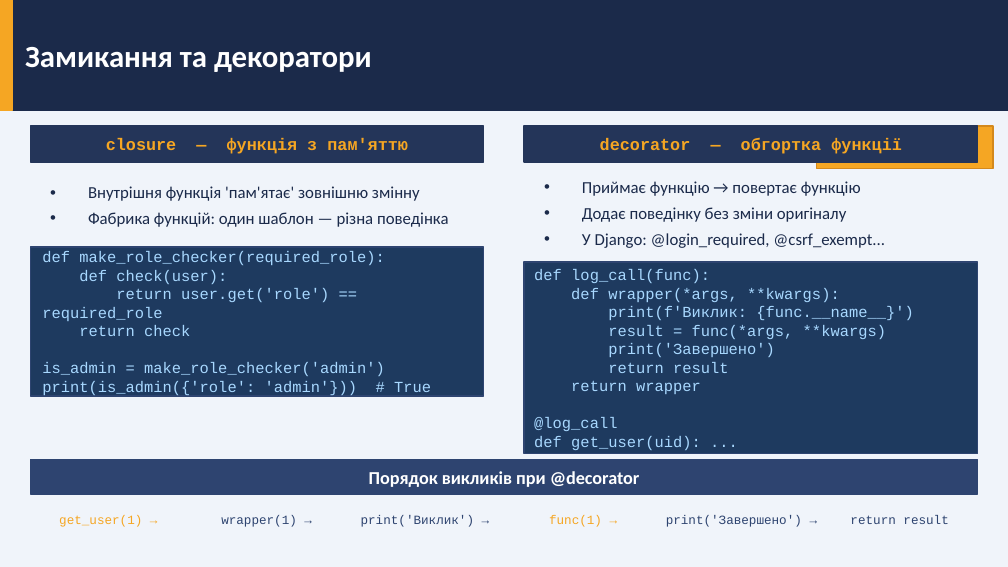
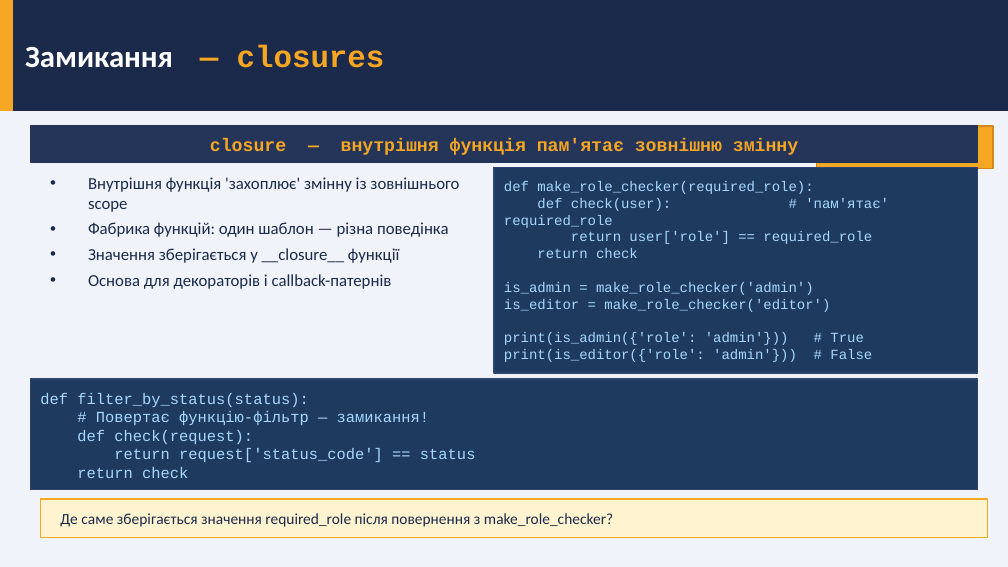
Before and after one commit to dmitriy-shtefan/python-web, a slide deck: slide 12 of заняття_1_python_core/презентація/python_для_web.pptx (slide 10 before the commit). Drawn at 1008x567 pixels with LibreOffice and Linux fonts; fonts in the diff are those of the drawing. Boxes give left, top, right and bottom in pixels: in the first picture for what was removed or moved away, otherwise in the second. Text is boxed around its words. In the diff, an @@ line names an element or a change of style, - is before the commit and + after.

```diff
--- a/заняття_1_python_core/презентація/python_для_web.pptx
+++ b/заняття_1_python_core/презентація/python_для_web.pptx
@@ text at [25,45,385,68]: text changed @@
-Замикання та декоратори
+Замикання — closures
@@ rectangle: place and size @@
-rectangle at [30,126,484,162]
+rectangle at [30,126,978,162]
@@ text at [210,138,798,155]: text changed; size 12 to 13 pt @@
-closure — функція з пам'яттю
+closure — внутрішня функція пам'ятає зовнішню змінну
@@ rectangle removed at [524,126,978,162] @@
@@ text removed at [600,138,902,154] @@
-decorator — обгортка функції
@@ text removed at [896,139,914,150] @@
-⏱ 25 хв
@@ text "Внутрішня функція 'захоплює' змінну із ..." at [88,177,459,289]: vertical alignment middle to top @@
@@ text at [88,177,459,212]: text changed @@
-• Внутрішня функція 'пам'ятає' зовнішню змінну
+• Внутрішня функція 'захоплює' змінну із зовнішнього scope
@@ rectangle: place and size @@
-rectangle at [524,262,978,454]
+rectangle at [494,167,978,373]
@@ text "def make_role_checker(required_role):" at [504,181,889,362]: vertical alignment middle to top @@
@@ text "def make_role_checker(required_role):": place and size @@
-text "def make_role_checker(required_role):" at [42,251,431,396]
+text "def make_role_checker(required_role):" at [504,181,889,362]
@@ text at [504,198,889,244]: text changed; size 11 to 10 pt @@
-def check(user):
-return user.get('role') == required_role
+def check(user): # 'пам'ятає' required_role
+return user['role'] == required_role
@@ text at [504,181,814,345]: size 11 to 10 pt in "def make_role_checker(required_role):", "return check", "is_admin = make_role_checker('admin')", "print(is_admin({'role': 'admin'})) # True" @@
@@ text removed at [582,181,885,248] @@
-• Приймає функцію → повертає функцію
-• Додає поведінку без зміни оригіналу
-• У Django: @login_required, @csrf_exempt...
@@ rectangle removed at [30,247,484,396] @@
@@ text at [88,248,400,289]: paragraphs added @@
+• Значення зберігається у __closure__ функції
+• Основа для декораторів і callback-патернів
@@ text removed at [534,269,913,450] @@
-def log_call(func):
-def wrapper(*args, **kwargs):
-print(f'Виклик: {func.__name__}')
-result = func(*args, **kwargs)
-print('Завершено')
-return result
-return wrapper
-@log_call
-def get_user(uid): ...
@@ text at [504,299,830,312]: paragraph added @@
+is_editor = make_role_checker('editor')
@@ text at [504,349,872,362]: paragraph added @@
+print(is_editor({'role': 'admin'})) # False
@@ rectangle added at [30,379,978,490], fill #1E3A5F, outline #2E4470 1 pt @@
@@ text added at [40,393,476,478], 11 pt, text #A8D8FF @@
+def filter_by_status(status):
+# Повертає функцію-фільтр — замикання!
+def check(request):
+return request['status_code'] == status
+return check
@@ text removed at [369,471,640,487] @@
-Порядок викликів при @decorator
@@ rectangle: place and size @@
-rectangle at [30,460,978,494]
+rectangle at [40,499,988,537]
@@ rectangle at [40,499,988,537]: fill #2E4470 to #FFF3D0; outline #2E4470 1 pt to #F5A623 1 pt @@
@@ text removed at [59,515,142,527] @@
-get_user(1) →
@@ text added at [60,513,613,527], 11 pt, text #1B2A4A @@
+Де саме зберігається значення required_role після повернення з make_role_checker?
@@ text removed at [221,515,297,527] @@
-wrapper(1) →
@@ text removed at [361,515,474,527] @@
-print('Виклик') →
@@ text removed at [549,515,602,527] @@
-func(1) →
@@ text removed at [666,515,802,527] @@
-print('Завершено') →
@@ text removed at [850,515,948,524] @@
-return result
```
Also in this commit, not shown: 6 other slides changed, 6 slides added, 3 slides removed, 8 other files.
